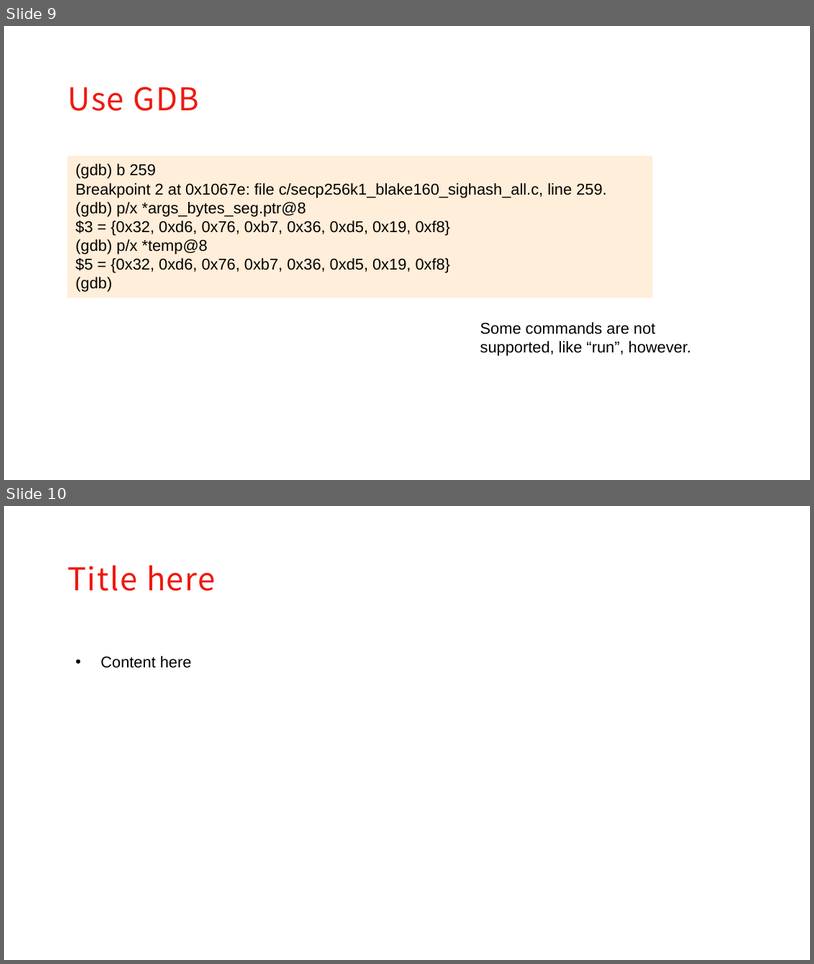
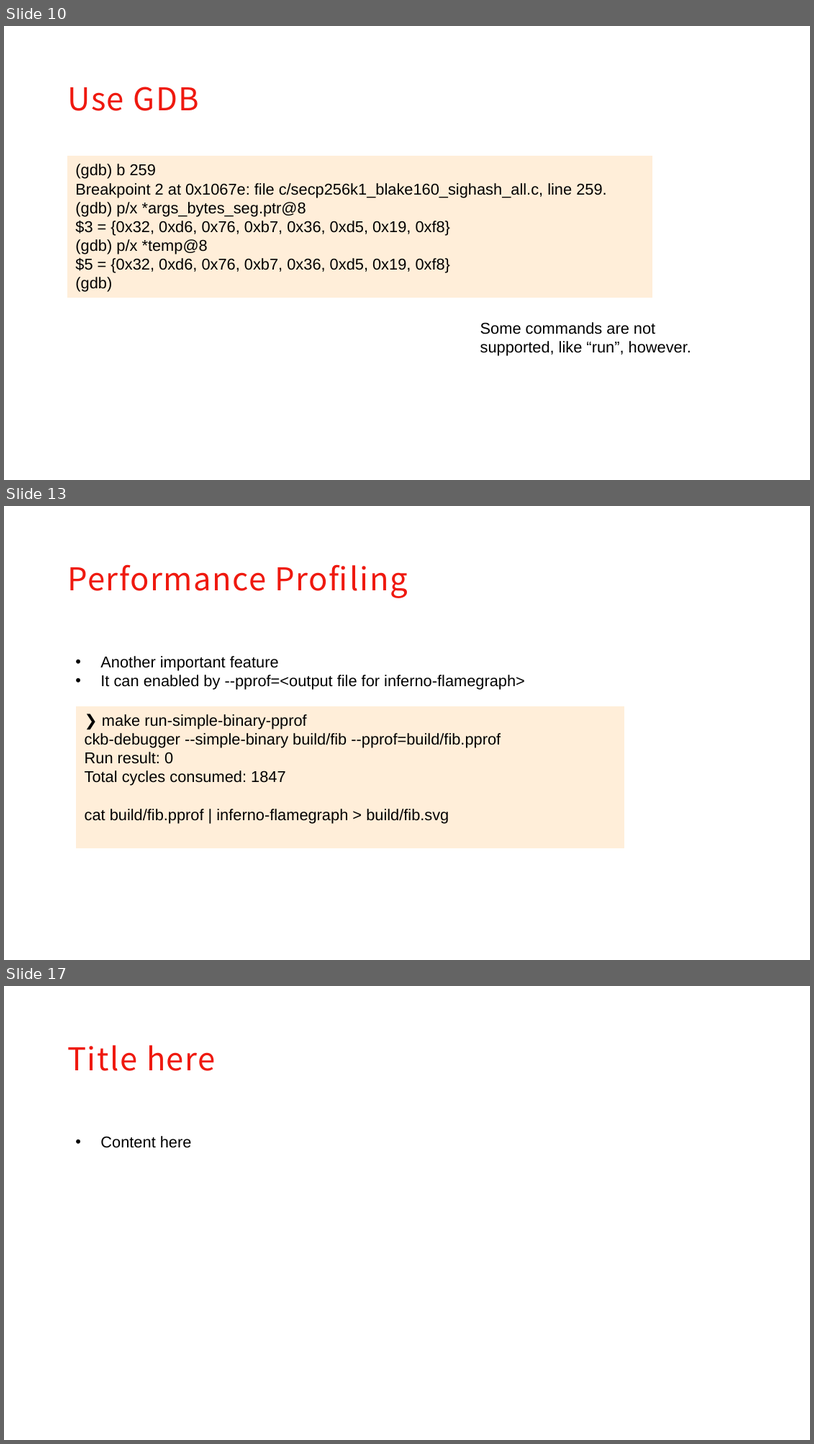
Before and after one commit to XuJiandong/ckb-debugger-playground, a slide deck: slides/presentation.pptx. Shown one above the other, each under a label of ours: slides 9 and 10 before the commit, slides 10, 13 and 17 after it; the slides between them are not shown. The pictures are 814x964 and 814x1444 pixels, drawn with LibreOffice and Linux fonts; fonts in the diff are those of the drawing; background and template pictures are left out. Boxes give left, top, right and bottom in pixels: in the first picture for what was removed or moved away, otherwise in the second. Text is boxed around its words. In the diff, an @@ line names an element or a change of style, - is before the commit and + after.

```diff
--- a/slides/presentation.pptx
+++ b/slides/presentation.pptx
@@ slide 13 added at [4,506,810,960], background #FFFFFF @@
@@ text added at [67,564,408,598], 28 pt, text #EF190F @@
+Performance Profiling
@@ text added at [100,656,525,690], 14 pt, text #000000 @@
+• Another important feature
+• It can enabled by --pprof=<output file for inferno-flamegraph>
@@ rectangle added at [77,706,624,847], fill #FFEED9, outline #FFEED9 0.75 pt, 14 pt, text #000000 @@
+❯ make run-simple-binary-pprof
+ckb-debugger --simple-binary build/fib --pprof=build/fib.pprof
+Run result: 0
+Total cycles consumed: 1847
+cat build/fib.pprof | inferno-flamegraph > build/fib.svg
@@ what was slide 9 is now slide 10 @@
@@ what was slide 10 is now slide 17 @@
```
Also in this commit, not shown: 4 slides changed, 6 other slides added, 1 slide removed, 2 other files.
